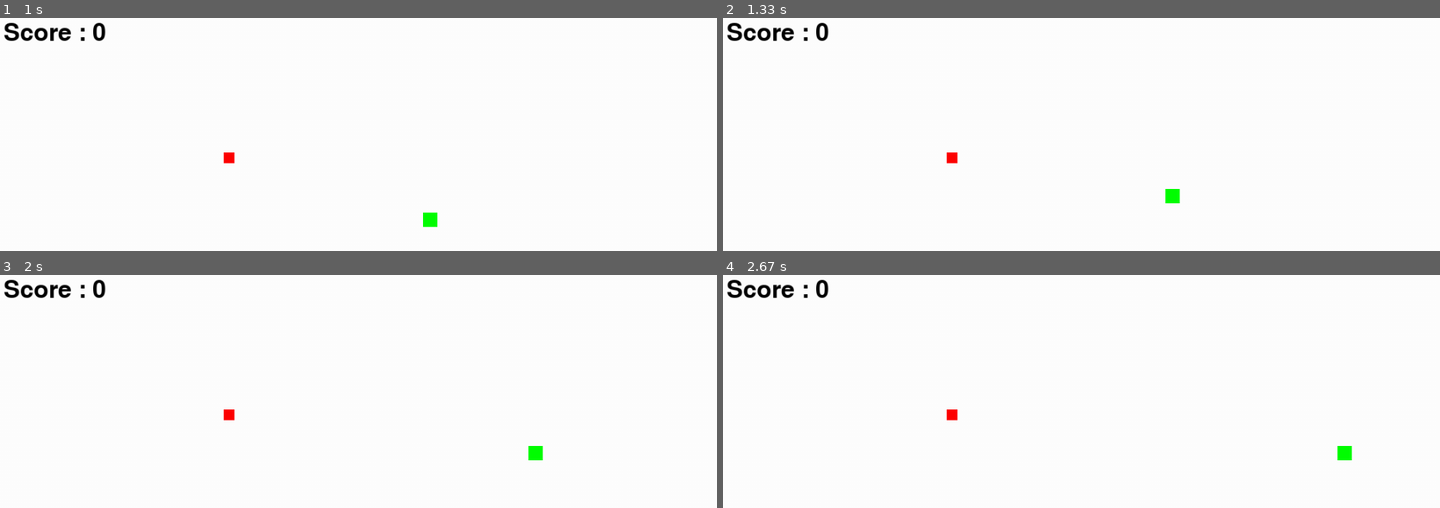
Above: before the commit, frames 1-4 (two rows, left to right).
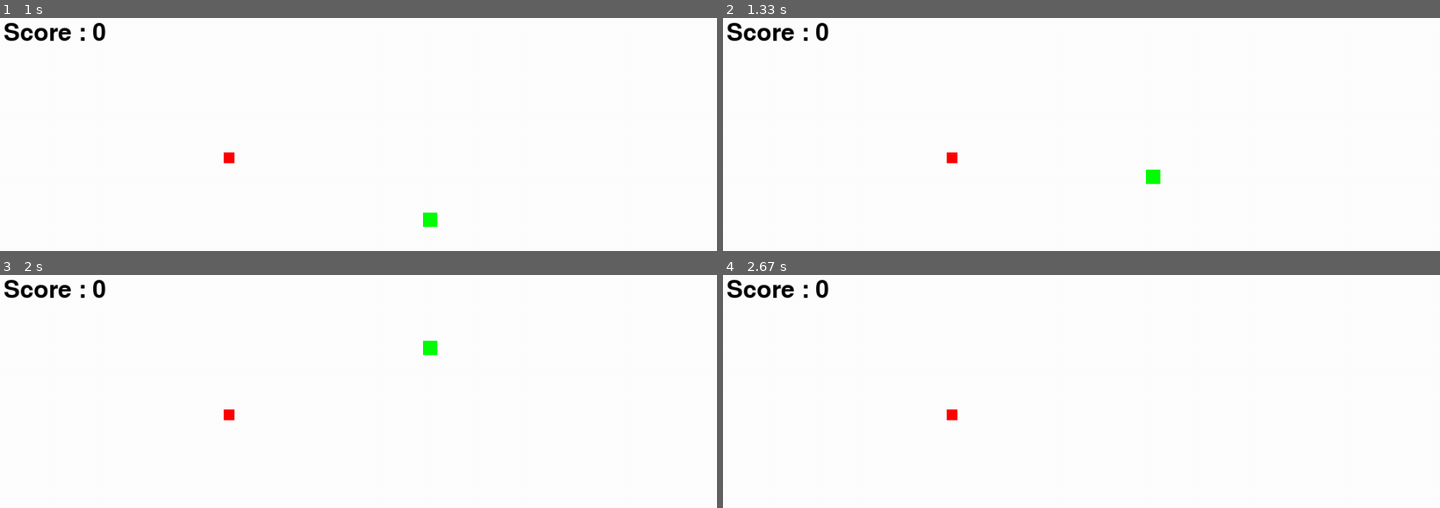
Above: after the commit, the same moments.

Repository: aniTech-addict/snake_pygame
Game: pygame game, started from snake.py
The game is run twice, just before and just after one commit, with the same random seed, the same clock (stepped at 60 frames per second) and the same inputs.
Inputs:
- Up to frame 1 (1 s): hold D 0.33-0.8 s; hold W from 0.83 s (still down)
- Up to frame 2 (1.33 s): release W at 1.13 s; hold D from 1.17 s (still down)
- Up to frame 3 (2 s): release D at 1.63 s
- Up to frame 4 (2.67 s): no input

Frame 1 is identical in both runs. In frame 2, 0.3% of the frame differs, in the area x 59-64%, y 64-80%; in frame 3, 0.3%; in frame 4, 0.1%.

Commit message:
Reverse direction prevention of Snake - Prev bug still remains

Diff:
--- a/snake.py
+++ b/snake.py
@@ -88,27 +88,27 @@
             #delay exit by 5 seconds
             exit_game = True
 
-        if score % 7 == 0:
-            VELOCITY += 1  # Increase the speed of the snake with every 7 points
+        if score % 5 == 0 and VELOCITY < 10:  # Limit maximum speed
+            VELOCITY += 1 # Increase the speed of the snake with every 7 points
 
     text_screen("Score : " + str(score), "black", 5, 5)
 
 
     keys = pygame.key.get_pressed()
 
-    if keys[pygame.K_w]:
+    if keys[pygame.K_w] and velocity_y == 0: #Prevent movement in reverse direction
         velocity_y = -VELOCITY
         velocity_x = 0
 
-    if keys[pygame.K_s]:
+    if keys[pygame.K_s] and velocity_y == 0: #Prevent movement in reverse direction
         velocity_y = VELOCITY
         velocity_x = 0
 
-    if keys[pygame.K_a]:
+    if keys[pygame.K_a] and velocity_y == 0: #Prevent movement in reverse direction
         velocity_x = -VELOCITY
         velocity_y = 0
 
-    if keys[pygame.K_d]:
+    if keys[pygame.K_d] and velocity_y == 0: #Prevent movement in reverse direction
         velocity_x = VELOCITY
         velocity_y = 0
 
